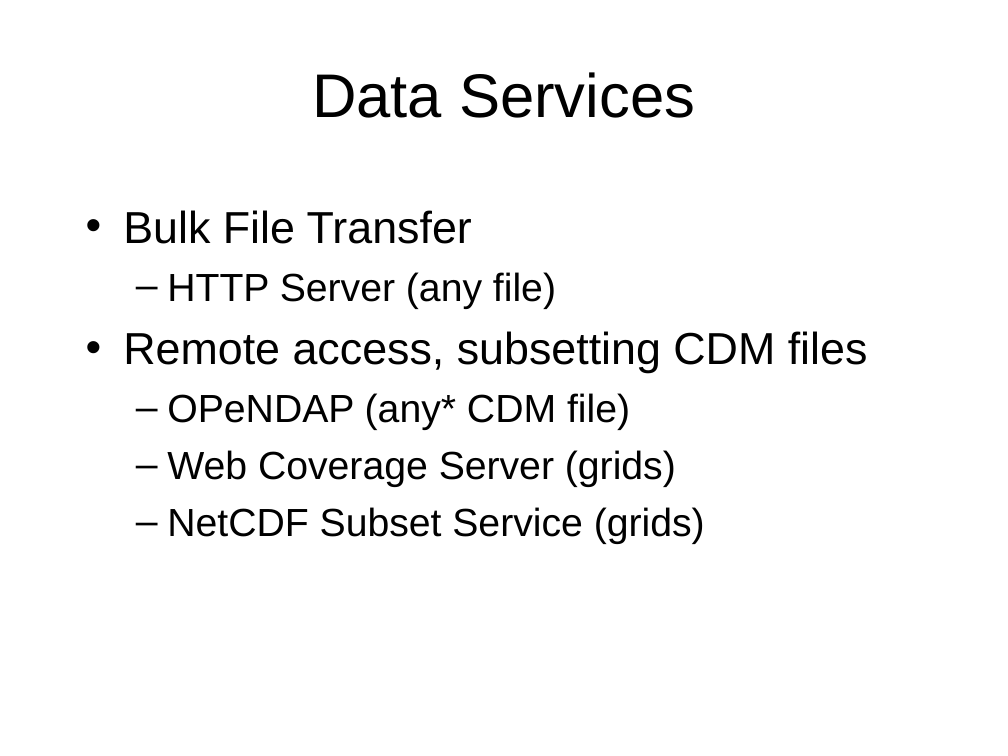
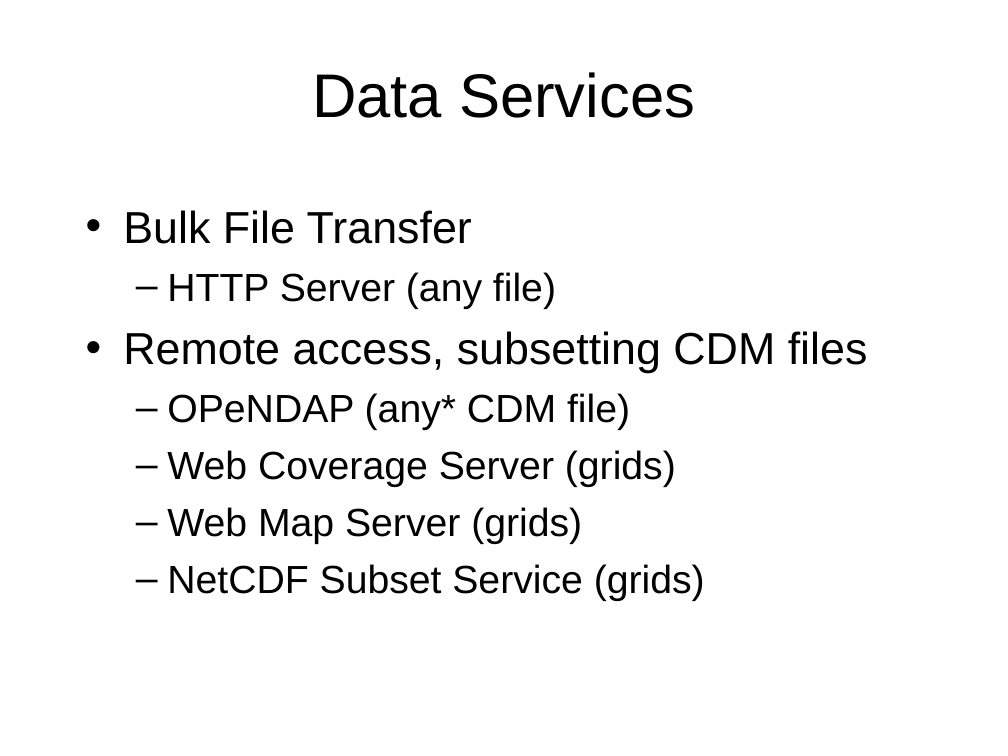
Before and after one commit to ooici-eoi/THREDDS, a slide deck: slide 2 of docs/web/thredds/tech/tutorial/TDS Data Services.ppt. Drawn at 1008x756 pixels with LibreOffice and Linux fonts; fonts in the diff are those of the drawing; background and template pictures are left out. Boxes give left, top, right and bottom in pixels: in the first picture for what was removed or moved away, otherwise in the second. Text is boxed around its words. In the diff, an @@ line names an element or a change of style, - is before the commit and + after.

```diff
--- a/docs/web/thredds/tech/tutorial/TDS Data Services.ppt
+++ b/docs/web/thredds/tech/tutorial/TDS Data Services.ppt
@@ text at [167,507,582,544]: paragraph added @@
+  – Web Map Server (grids)
```
Also in this commit, not shown: 3 other slides changed, 1 slide removed, 8 other files.
